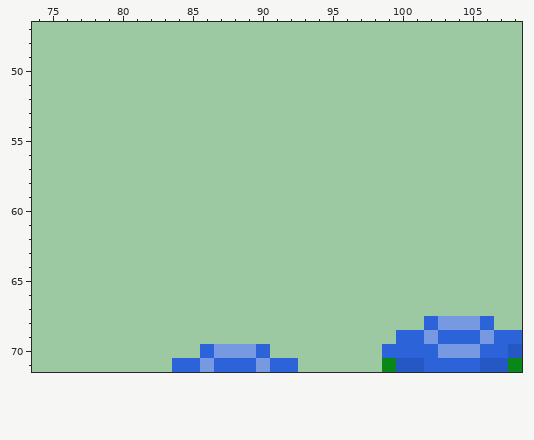
A pixel-art file gets an edit: art/cfe.aseprite. Above: the version before the commit.
256x256 pixels, 1 frame. Colours within 5 levels of each other are drawn and written as one. Shown: x 74..108, y 47..71.
New version:
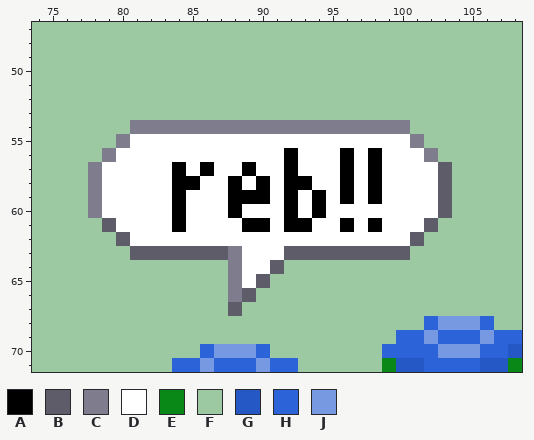
Palette (. is transparent): A #000000  B #5f5c6a  C #7f7c8d  D #ffffff  E #098717  F #9dc9a2  G #2658c5  H #2d63d8  J #7799e2
From old to new:
layer "callout" added
Changed rows in their new state; - is an unchanged pixel.
Layer "callout":
first column x 78:
54 ---CCCCCCCCCCCCCCCCCCCC---
55 --CDDDDDDDDDDDDDDDDDDDDC--
56 -CDDDDDDDDDDDDADDDADADDDC-
57 CDDDDDADADDADDADDDADADDDDB
58 CDDDDDAADDADADAADDADADDDDB
59 CDDDDDADDDAAADADADADADDDDB
60 CDDDDDADDDADDDADADDDDDDDDB
61 -BDDDDADDDDAADAADDADADDDB-
62 --BDDDDDDDDDDDDDDDDDDDDB--
63 ---BBBBBBBCDDDBBBBBBBBB---
64 ----------CDDB------------
65 ----------CDB-------------
66 ----------CB--------------
67 ----------B---------------
Where, in picture pixels (left, top, right, bottom), the same in both pictures:
changed: (88, 120, 452, 316)
